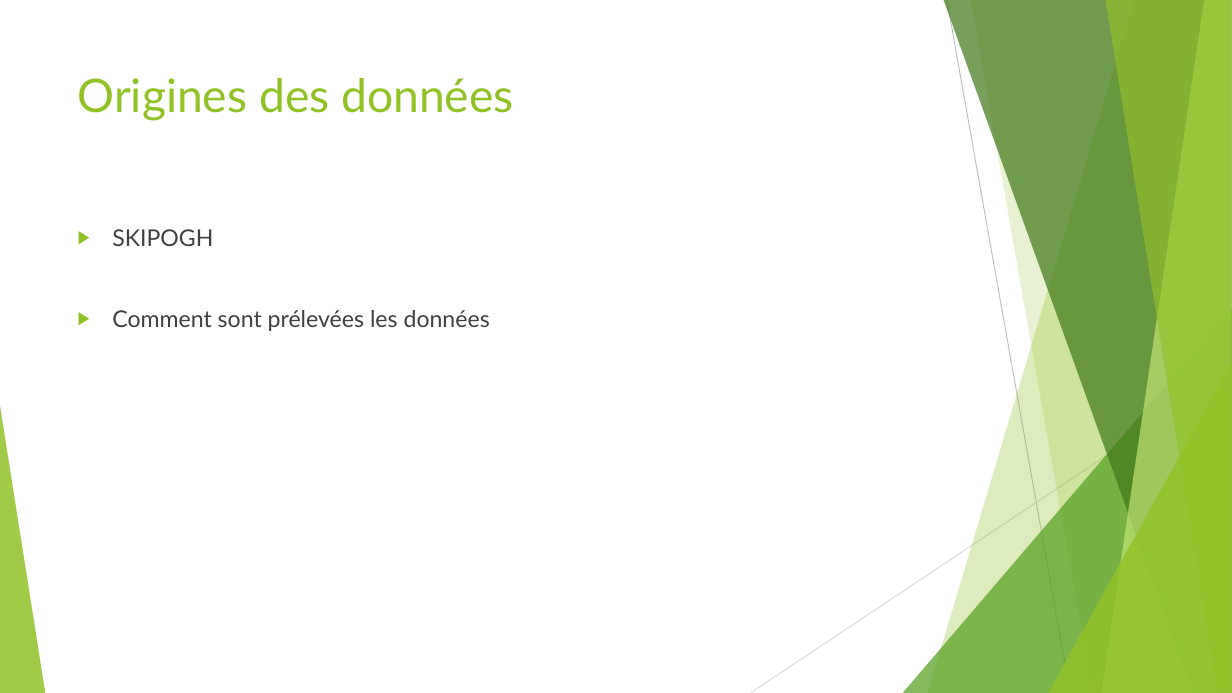
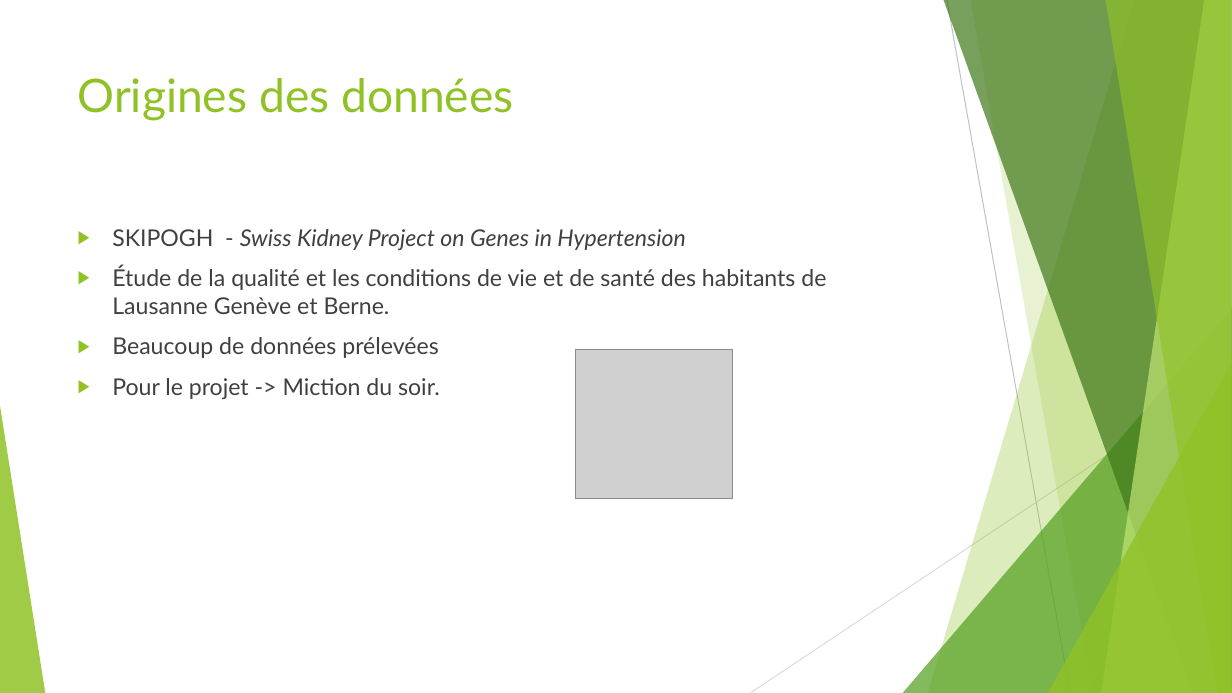
Before and after one commit to simon-baehler/LFA-Steroide, a slide deck: slide 7 of Presentations/Intermediaire/LFA_Baehler_Schowing_Intermédiaire.pptx. Drawn at 1232x693 pixels with LibreOffice and Linux fonts; fonts in the diff are those of the drawing; grey boxes stand for pictures. Boxes give left, top, right and bottom in pixels: in the first picture for what was removed or moved away, otherwise in the second. Text is boxed around its words. In the diff, an @@ line names an element or a change of style, - is before the commit and + after.

```diff
--- a/Presentations/Intermediaire/LFA_Baehler_Schowing_Intermédiaire.pptx
+++ b/Presentations/Intermediaire/LFA_Baehler_Schowing_Intermédiaire.pptx
@@ text at [112, 229, 826, 399]: text changed @@
-▶ SKIPOGH
-▶ Comment sont prélevées les données
+▶ SKIPOGH - Swiss Kidney Project on Genes in Hypertension
+▶ Étude de la qualité et les conditions de vie et de santé des habitants de Lausanne Genève et Berne.
+▶ Beaucoup de données prélevées
+▶ Pour le projet -> Miction du soir.
@@ picture added at [576, 349, 733, 498] @@
```
Also in this commit, not shown: 5 other slides changed.
